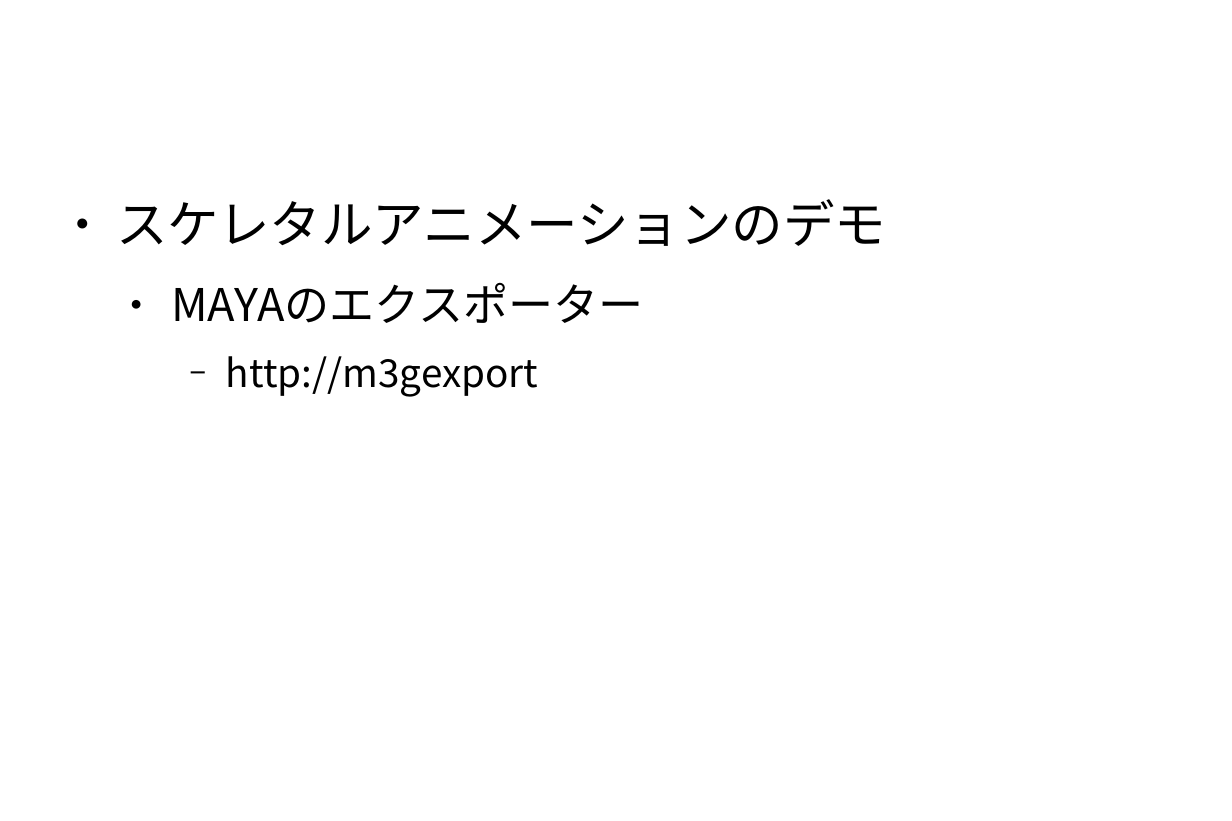
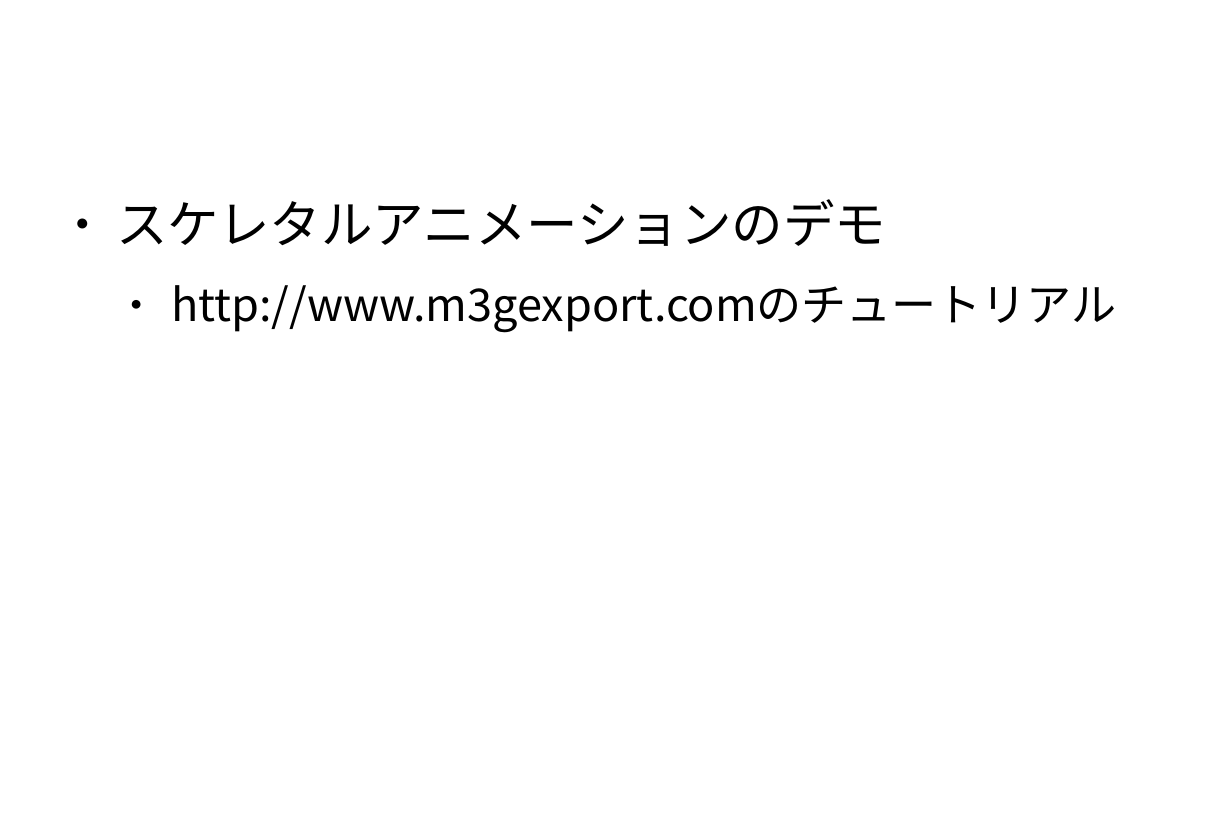
Before and after one commit to vadosnaprimer/desktop-m3g, a slide deck: slide 17 of doc/conference/Ruby会議2010-M3Gとは.odp (slide 15 before the commit). Drawn at 1232x821 pixels with LibreOffice and Linux fonts; fonts in the diff are those of the drawing. Boxes give left, top, right and bottom in pixels: in the first picture for what was removed or moved away, otherwise in the second. Text is boxed around its words. In the diff, an @@ line names an element or a change of style, - is before the commit and + after.

```diff
--- a/doc/conference/Ruby会議2010-M3Gとは.odp
+++ b/doc/conference/Ruby会議2010-M3Gとは.odp
@@ text at (171,285,1116,333): text changed; size 24 to 28 pt @@
-  ● MAYAのエクスポーター
-    − http://m3gexport
+  ● http://www.m3gexport.comのチュートリアル
```
Also in this commit, not shown: 13 other slides changed, 4 slides added, 2 slides removed, 2 other files.
